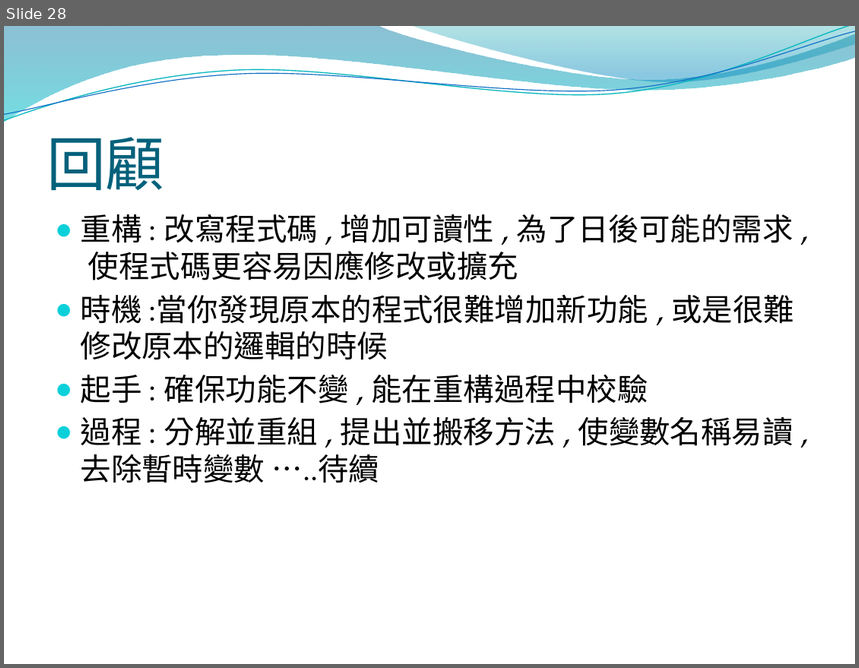
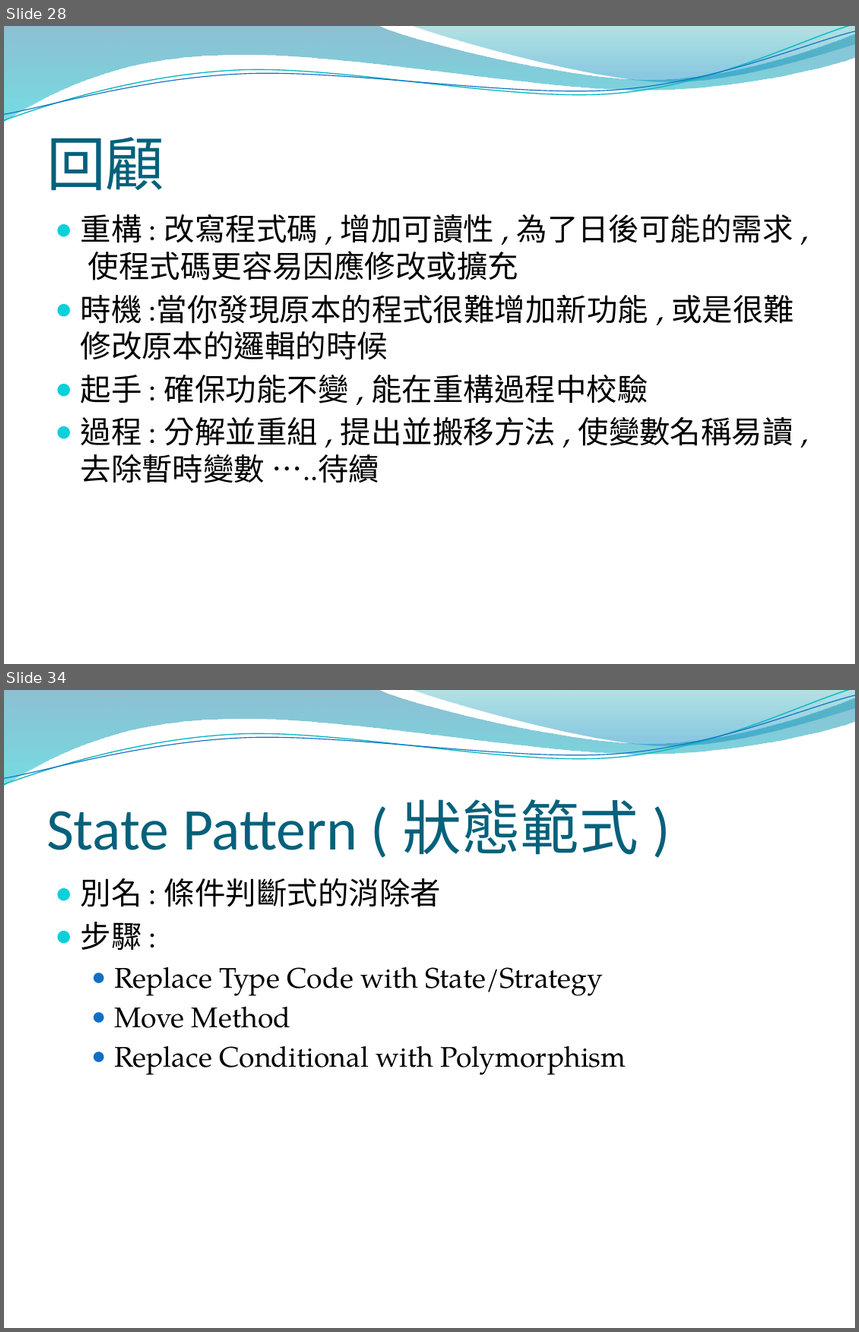
Before and after one commit to DavidLai0927/Assignment, a slide deck: Refactoring/Refactoring 0~1.3.pptx. Shown one above the other, each under a label of ours: slide 28 before the commit, slides 28 and 34 after it; the slides between them are not shown. The pictures are 859x668 and 859x1332 pixels, drawn with LibreOffice and Linux fonts; fonts in the diff are those of the drawing; background and template pictures are left out. Boxes give left, top, right and bottom in pixels: in the first picture for what was removed or moved away, otherwise in the second. Text is boxed around its words. In the diff, an @@ line names an element or a change of style, - is before the commit and + after.

```diff
--- a/Refactoring/Refactoring 0~1.3.pptx
+++ b/Refactoring/Refactoring 0~1.3.pptx
@@ slide 34 added at [4,690,855,1328], background picture (left out); not listed: 4 template elements that a slide beside it also shows @@
@@ title added at [47,799,639,855], 50 pt, text #04617B @@
+State Pattern ( 狀態範式 )
@@ text added at [81,878,626,1075], 24 pt, text #000000 @@
+● 別名 : 條件判斷式的消除者
+● 步驟 :
+  ● Replace Type Code with State/Strategy
+  ● Move Method
+  ● Replace Conditional with Polymorphism
```
Also in this commit, not shown: 2 slides changed, 15 other slides added.
